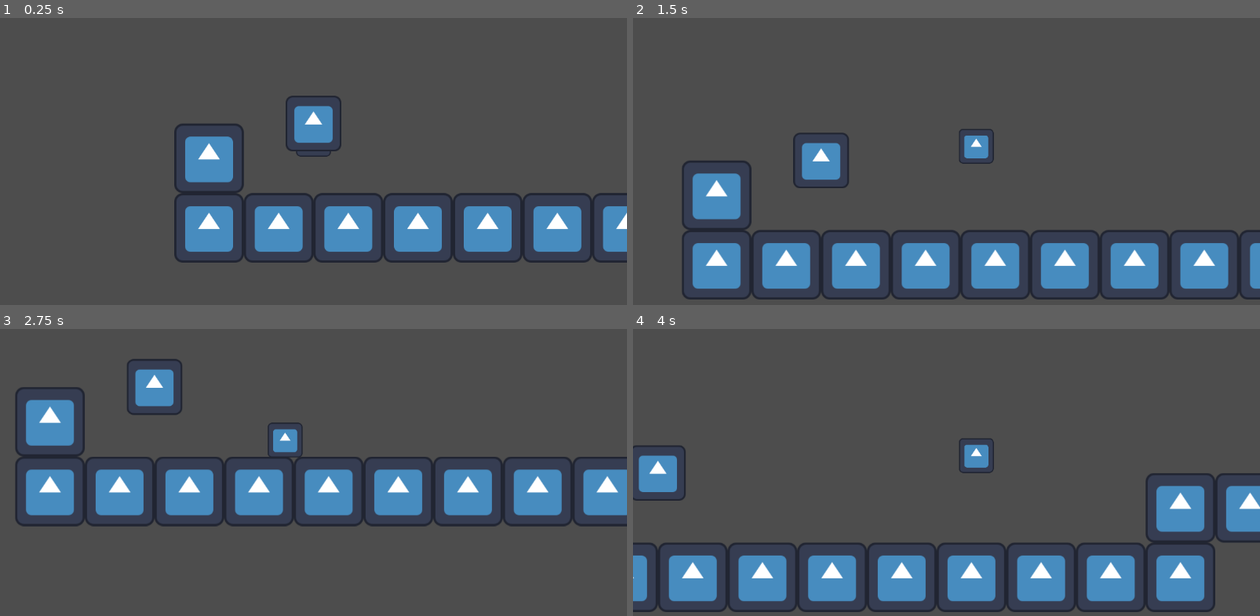
Above: before the commit, frames 1-4 (two rows, left to right).
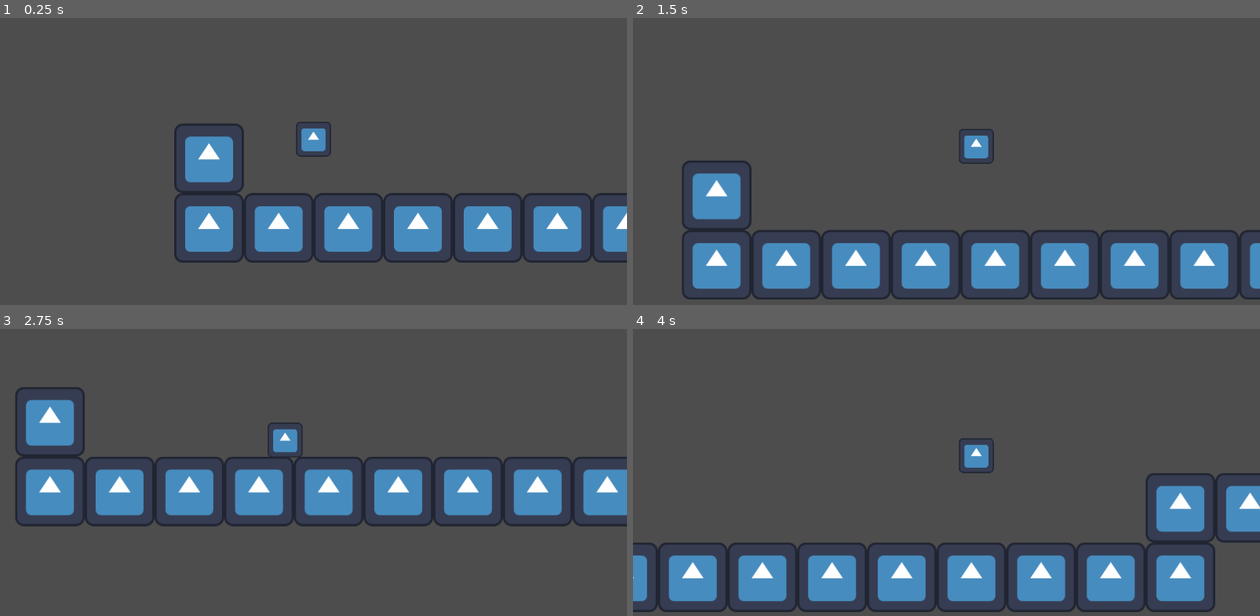
Above: after the commit, the same moments.

Repository: RadiatingDucks/between-breaths-game
Game: Godot game, scene res://Scenes/level_1.tscn
Same seed, same stepped clock (60 frames per second), same inputs: the game is played once before the commit and once after it. The engine's default icon, where the game draws it, is replaced by a stand-in: a white triangle on a blue panel in a dark square.
Inputs:
- Up to frame 1 (0.25 s): no input
- Up to frame 2 (1.5 s): tap Enter (ui_accept) at 0.5, 0.77 s; hold Right (ui_right) from 0.53 s (still down)
- Up to frame 3 (2.75 s): tap Enter (ui_accept) at 1.52 s; release Right (ui_right) at 2.03 s; hold Left (ui_left) from 2.03 s (still down)
- Up to frame 4 (4 s): release Left (ui_left) at 2.78 s; hold Right (ui_right) from 2.78 s (still down); tap Enter (ui_accept) at 3.02, 3.77 s

The runs differ from the first frame. In frame 1, 1.0% of the frame differs, in the area x 45-55%, y 27-47%; in frame 2, 1.0%, in the area x 25-35%, y 39-60%; in frame 3, 1.0%; in frame 4, 1.0%.

Commit message:
made basic checkpoint

Diff:
--- a/godot-game-between-breaths/Scenes/level_1.tscn
+++ b/godot-game-between-breaths/Scenes/level_1.tscn
@@ -25,3 +25,7 @@
 layer_0/tile_data = PackedInt32Array(131070, 0, 0, 131071, 0, 0, 65536, 0, 0, 65537, 0, 0, 65534, 0, 0, 65541, 0, 0, 65 …(456 unchanged characters)…
 
 [node name="checkpoint" parent="." instance=ExtResource("3_xfk5q")]
+position = Vector2(1235, -70)
+
+[node name="checkpoint2" parent="." instance=ExtResource("3_xfk5q")]
+position = Vector2(3305, -217)
--- a/godot-game-between-breaths/Scripts/checkpoint.gd
+++ b/godot-game-between-breaths/Scripts/checkpoint.gd
@@ -2,4 +2,4 @@
 
 
 func _on_body_entered(body: Node2D) -> void:
-	var checkpoint_position = position
+	Global.checkpoint = position
--- /dev/null
+++ b/godot-game-between-breaths/Scripts/global.gd
@@ -0,0 +1,3 @@
+extends Node
+
+var checkpoint = Vector2(0,0)
--- a/godot-game-between-breaths/Scripts/mango_character_script.gd
+++ b/godot-game-between-breaths/Scripts/mango_character_script.gd
@@ -27,4 +27,4 @@
 	move_and_slide()
 
 	if position.y > 900:
-		position = start_position
+		position = Global.checkpoint
--- a/godot-game-between-breaths/project.godot
+++ b/godot-game-between-breaths/project.godot
@@ -15,6 +15,10 @@
 config/features=PackedStringArray("4.4", "GL Compatibility")
 config/icon="res://icon.svg"
 
+[autoload]
+
+Global="*res://Scripts/global.gd"
+
 [rendering]
 
 renderer/rendering_method="gl_compatibility"
Not shown, added: godot-game-between-breaths/Scripts/global.gd.uid
